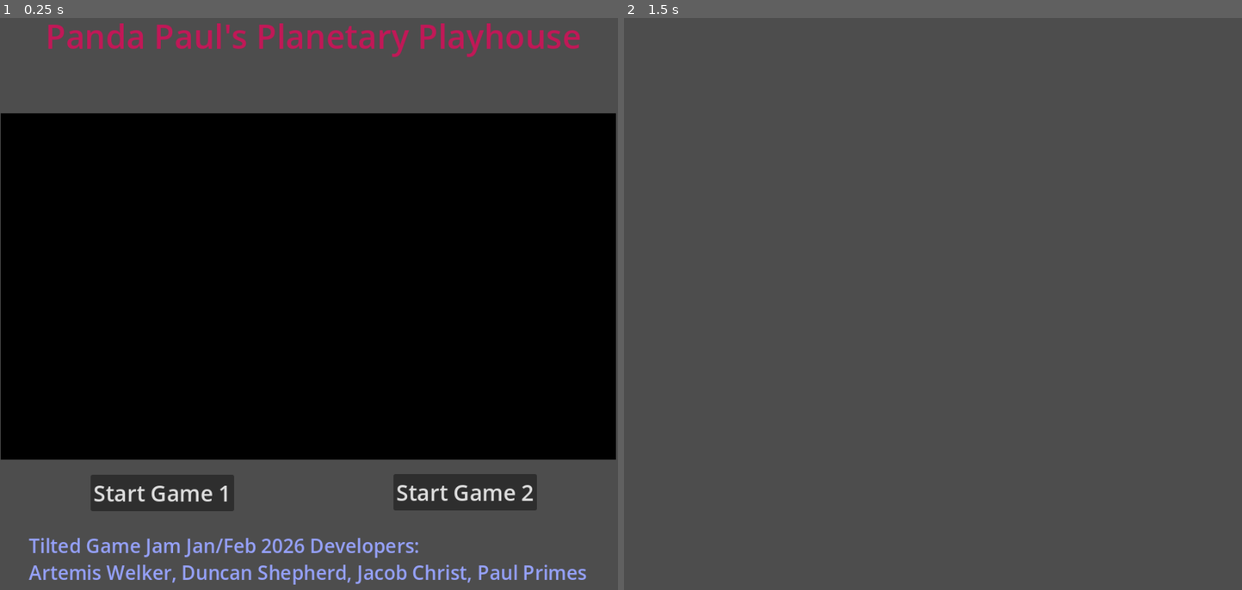
Above: before the commit, frames 1-2 (left to right).
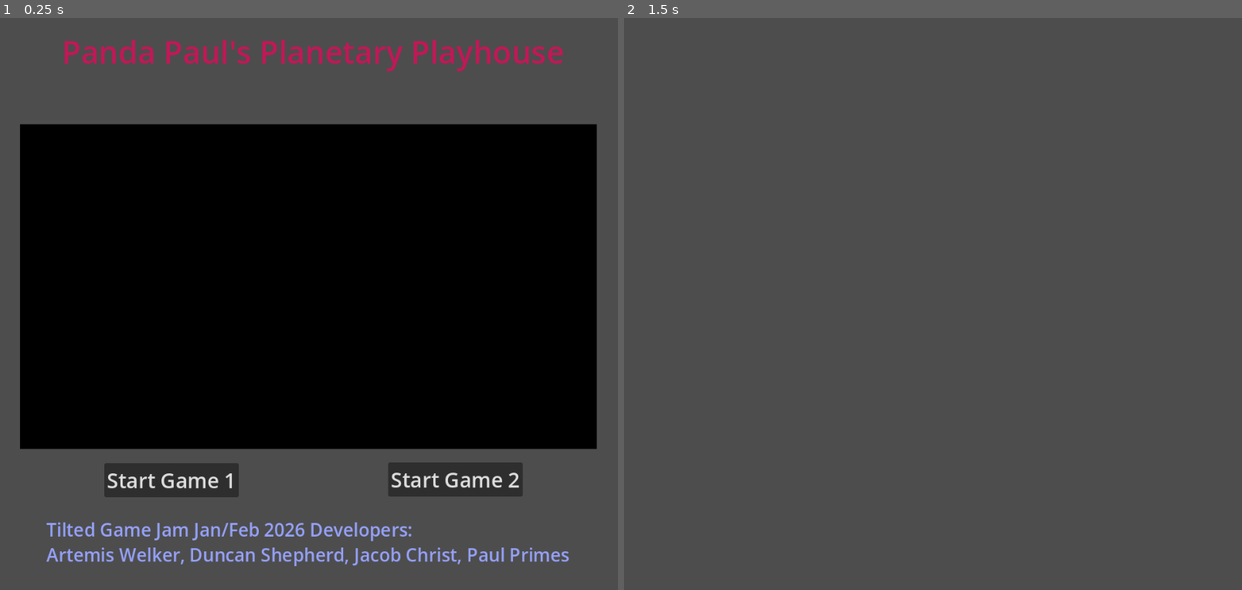
Above: after the commit, the same moments.

Repository: makreth/tiltedgjfeb
Game: Godot game, scene res://title_screen.tscn
The game is run twice, just before and just after one commit, with the same random seed, the same clock (stepped at 60 frames per second) and the same inputs. Video files are missing from this copy of the repository; at most half a second of black plays in their place.
Inputs:
- Up to frame 1 (0.25 s): no input
- Up to frame 2 (1.5 s): click "Start Game 1" at 0.5 s; tap Enter at 1.25 s

The runs differ from the first frame. In frame 1, 16% of the frame differs, in the area x 0-100%, y 0-100%; in frame 2, nothing differs.

Commit message:
changed viewport to a multiple of 64

Diff:
--- a/project.godot
+++ b/project.godot
@@ -21,8 +21,8 @@
 
 [display]
 
-window/size/viewport_width=900
-window/size/viewport_height=900
+window/size/viewport_width=960
+window/size/viewport_height=960
 window/size/resizable=false
 window/stretch/mode="viewport"
 
